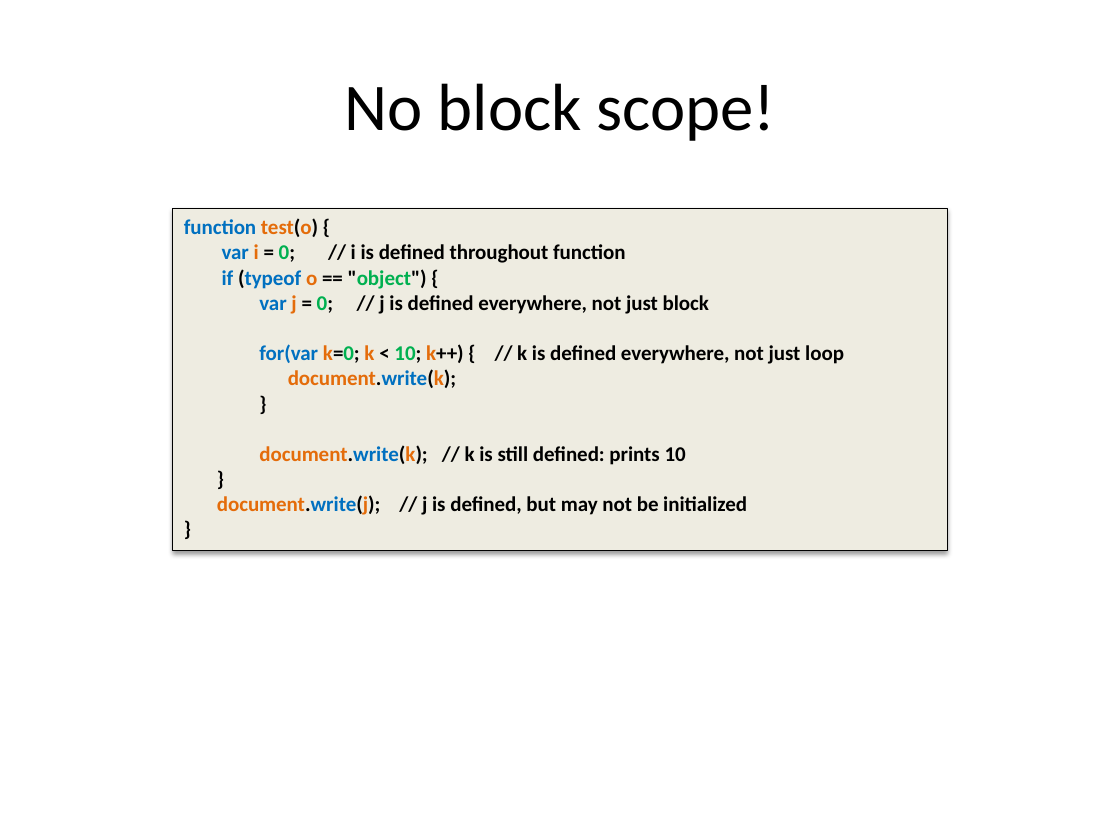
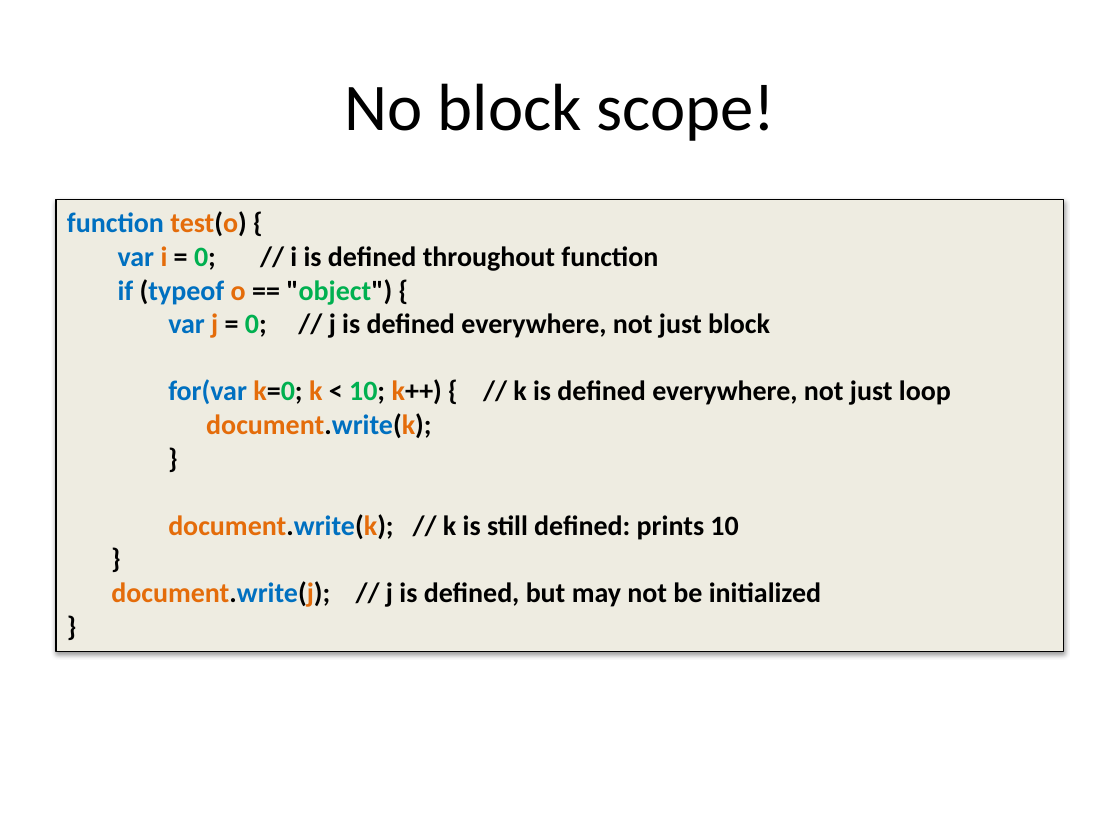
Before and after one commit to dzmitry-varabei/front-end-course, a slide deck: slide 21 of lecture-3-recap-scope/scope.pptx. Drawn at 1120x840 pixels with LibreOffice and Linux fonts; fonts in the diff are those of the drawing. Boxes give left, top, right and bottom in pixels: in the first picture for what was removed or moved away, otherwise in the second. Text is boxed around its words. In the diff, an @@ line names an element or a change of style, - is before the commit and + after.

```diff
--- a/lecture-3-recap-scope/scope.pptx
+++ b/lecture-3-recap-scope/scope.pptx
@@ rectangle "function test(o) {" resized from (x1=172, y1=208, x2=946, y2=550) to (x1=56, y1=199, x2=1064, y2=652) @@
@@ rectangle "function test(o) {" at (x1=56, y1=199, x2=1064, y2=652): size 13.5 to 18 pt @@
```
Also in this commit, not shown: 3 other slides changed, 6 other files.
